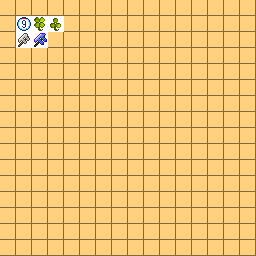
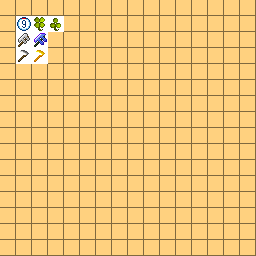
Revision of a layered 256 × 256 image; what changed, layer by layer:
added layer "图层 4 副本" above "图层 4" over [34, 50, 45, 62]
added layer "图层 4" above "图层 1 副本 30" over [18, 50, 29, 62]
painted on "图层 1 副本 30" over [16, 48, 48, 64]
